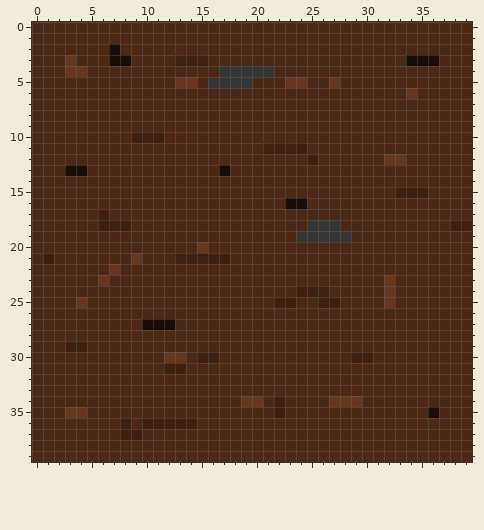
Edited in one commit: pixel-art sprite (src/images/route.png). The picture above is the old version.
The file is 40x40 pixels. Colours within 5 levels of each other are drawn and written as one.
After:
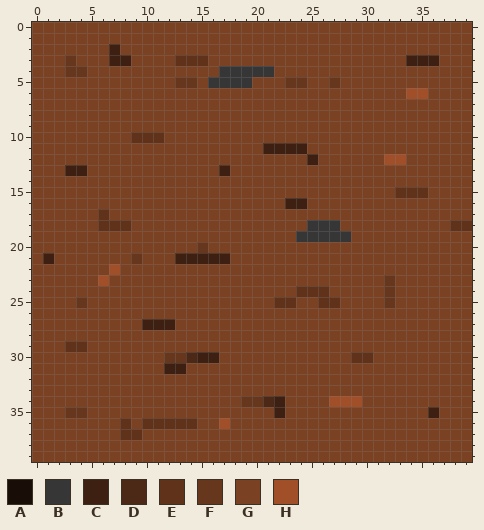
Palette (. is transparent): A #190d07  B #363636  C #3d2011  D #4c2916  E #60321a  F #66371d  G #7a4122  H #a04f29
Diff:
Changed rows in their new state; - is an unchanged pixel.
first column x 0:
 0 GGGGGGGGGGGGGGGGGGGGGGGGGGGGGGGGGGGGGGGG
 1 GGGGGGGGGGGGGGGGGGGGGGGGGGGGGGGGGGGGGGGG
 2 GGGGGGGCGGGGGGGGGGGGGGGGGGGGGGGGGGGGGGGG
 3 GGG-GGGCCGGGGEEEGGGGGGGGGGGGGGGGGGCCCGGG
 4 GGG--GGGGGGGGGGGG-----GGGGGGGGGGGGGGGGGG
 5 GGGGGGGGGGGGG--G----GGG--GG-GGGGGGGGGGGG
 6 GGGGGGGGGGGGGGGGGGGGGGGGGGGGGGGGGGHHGGGG
 7 GGGGGGGGGGGGGGGGGGGGGGGGGGGGGGGGGGGGGGGG
 8 GGGGGGGGGGGGGGGGGGGGGGGGGGGGGGGGGGGGGGGG
 9 GGGGGGGGGGGGGGGGGGGGGGGGGGGGGGGGGGGGGGGG
10 GGGGGGGGGEEEGGGGGGGGGGGGGGGGGGGGGGGGGGGG
11 GGGGGGGGGGGGGGGGGGGGG----GGGGGGGGGGGGGGG
12 GGGGGGGGGGGGGGGGGGGGGGGGG-GGGGGGHHGGGGGG
13 GGGCCGGGGGGGGGGGGCGGGGGGGGGGGGGGGGGGGGGG
14 GGGGGGGGGGGGGGGGGGGGGGGGGGGGGGGGGGGGGGGG
15 GGGGGGGGGGGGGGGGGGGGGGGGGGGGGGGGGEEEGGGG
16 GGGGGGGGGGGGGGGGGGGGGGGCCGGGGGGGGGGGGGGG
17 GGGGGGEGGGGGGGGGGGGGGGGGGGGGGGGGGGGGGGGG
18 GGGGGGEEEGGGGGGGGGGGGGGGG---GGGGGGGGGGEE
19 GGGGGGGGGGGGGGGGGGGGGGGG-----GGGGGGGGGGG
20 GGGGGGGGGGGGGGG-GGGGGGGGGGGGGGGGGGGGGGGG
21 G-GGGGGGG-GGG-----GGGGGGGGGGGGGGGGGGGGGG
22 GGGGGGGHGGGGGGGGGGGGGGGGGGGGGGGGGGGGGGGG
23 GGGGGGHGGGGGGGGGGGGGGGGGGGGGGGGG-GGGGGGG
24 GGGGGGGGGGGGGGGGGGGGGGGGEEEGGGGG-GGGGGGG
25 GGGG-GGGGGGGGGGGGGGGGGEEGGEEGGGG-GGGGGGG
26 GGGGGGGGGGGGGGGGGGGGGGGGGGGGGGGGGGGGGGGG
27 GGGGGGGGGGCCCGGGGGGGGGGGGGGGGGGGGGGGGGGG
28 GGGGGGGGGGGGGGGGGGGGGGGGGGGGGGGGGGGGGGGG
29 GGGEEGGGGGGGGGGGGGGGGGGGGGGGGGGGGGGGGGGG
30 GGGGGGGGGGGG-----GGGGGGGGGGGGEEGGGGGGGGG
31 GGGGGGGGGGGG--GGGGGGGGGGGGGGGGGGGGGGGGGG
32 GGGGGGGGGGGGGGGGGGGGGGGGGGGGGGGGGGGGGGGG
33 GGGGGGGGGGGGGGGGGGGGGGGGGGGGGGGGGGGGGGGG
34 GGGGGGGGGGGGGGGGGGG----GGGGHHHGGGGGGGGGG
35 GGG--GGGGGGGGGGGGGGGGG-GGGGGGGGGGGGGCGGG
36 GGGGGGGGEGEEEEEGGHGGGGGGGGGGGGGGGGGGGGGG
37 GGGGGGGGEEGGGGGGGGGGGGGGGGGGGGGGGGGGGGGG
38 GGGGGGGGGGGGGGGGGGGGGGGGGGGGGGGGGGGGGGGG
39 GGGGGGGGGGGGGGGGGGGGGGGGGGGGGGGGGGGGGGGG
Changed places in both pictures, as pixel boxes (x1, y1, x2, y2):
changed: (32, 22, 472, 462)
